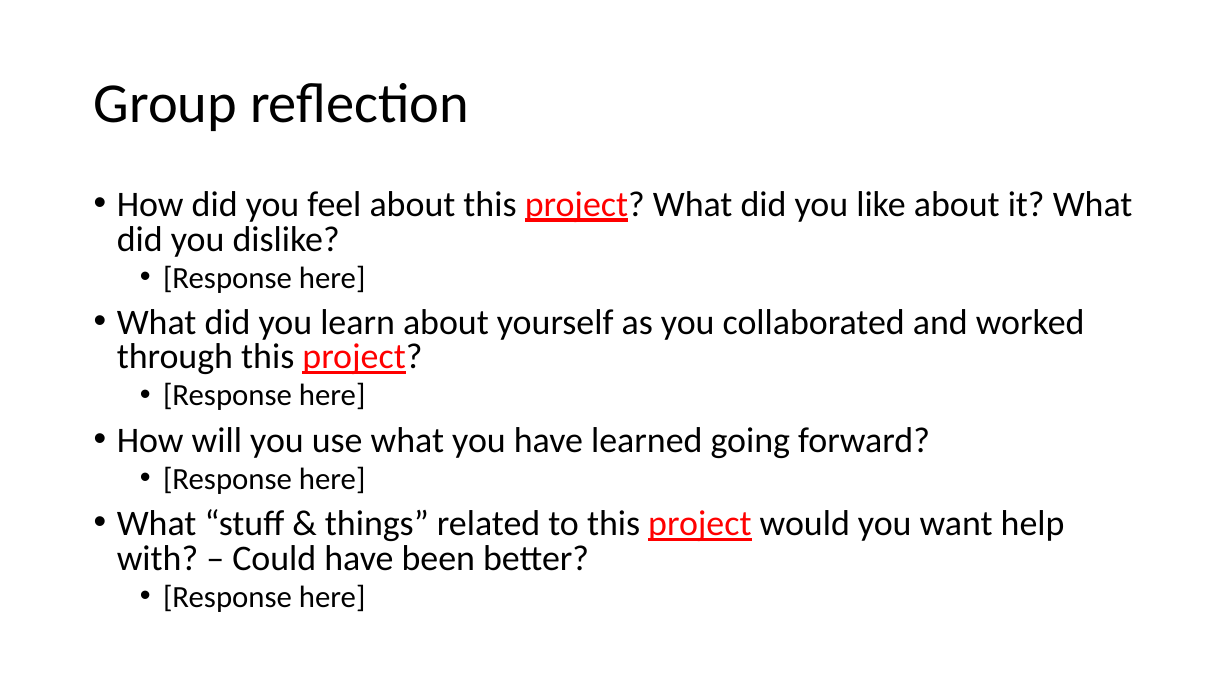
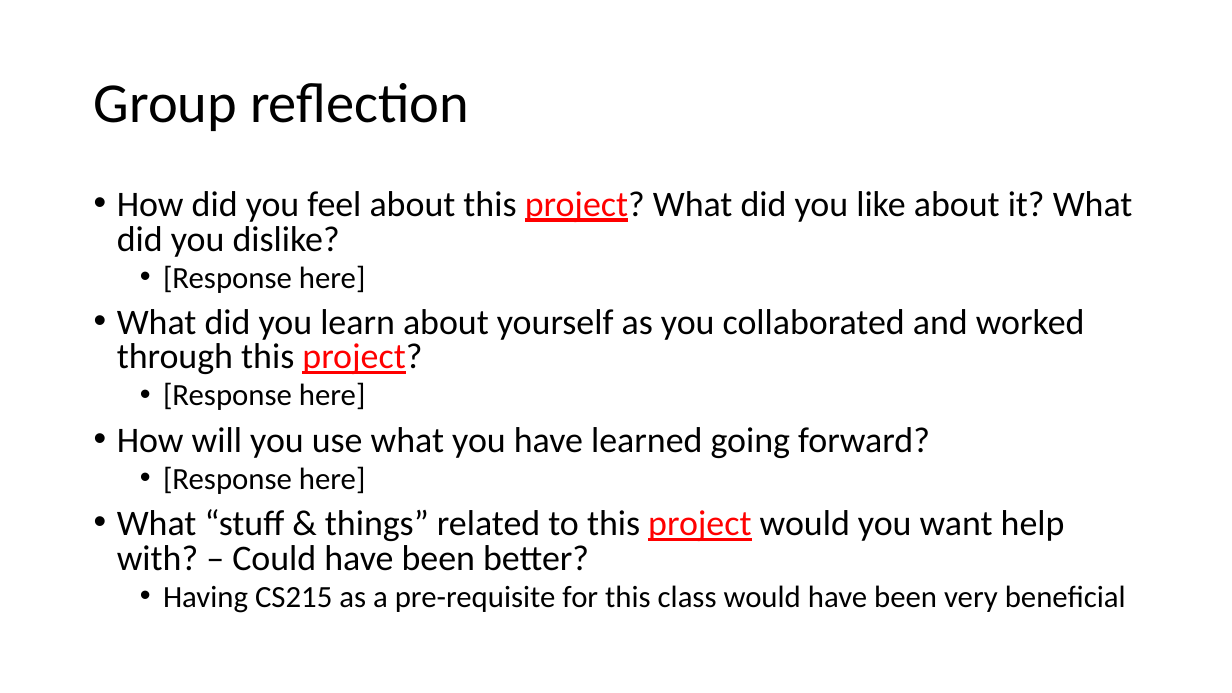
Before and after one commit to Jacobchapman99/ENSE-374-Group07-Project, a slide deck: slide 27 of Milestone4/Milestone 4.ppt (slide 7 before the commit). Drawn at 1232x693 pixels with LibreOffice and Linux fonts; fonts in the diff are those of the drawing. Boxes give left, top, right and bottom in pixels: in the first picture for what was removed or moved away, otherwise in the second. Text is boxed around its words. In the diff, an @@ line names an element or a change of style, - is before the commit and + after.

```diff
--- a/Milestone4/Milestone 4.ppt
+++ b/Milestone4/Milestone 4.ppt
@@ text at (163, 585, 1126, 613): text changed @@
-  • [Response here]
+  • Having CS215 as a pre-requisite for this class would have been very beneficial
```
Also in this commit, not shown: 1 other slide changed, 25 slides added, 5 slides removed.
